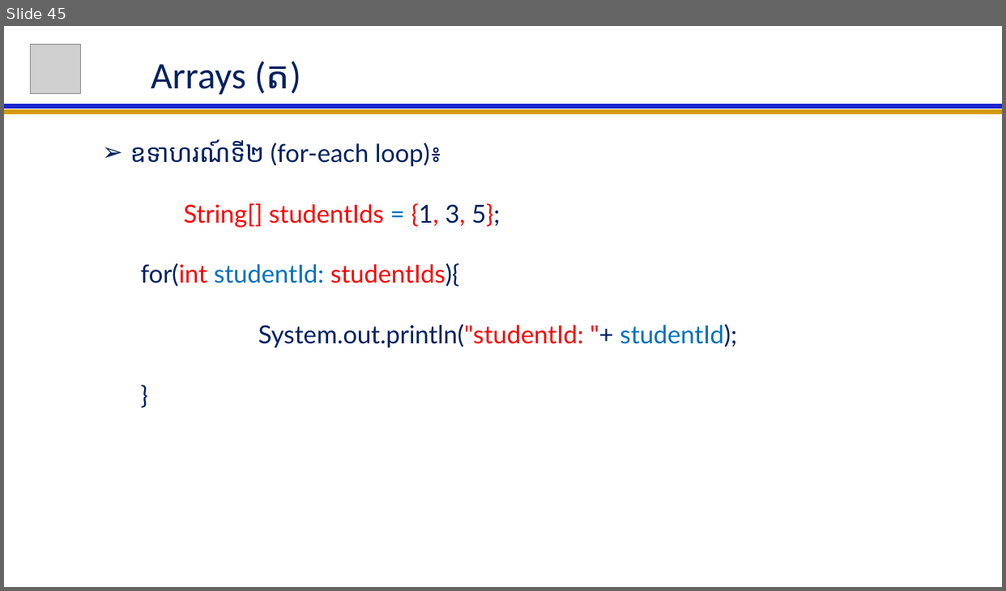
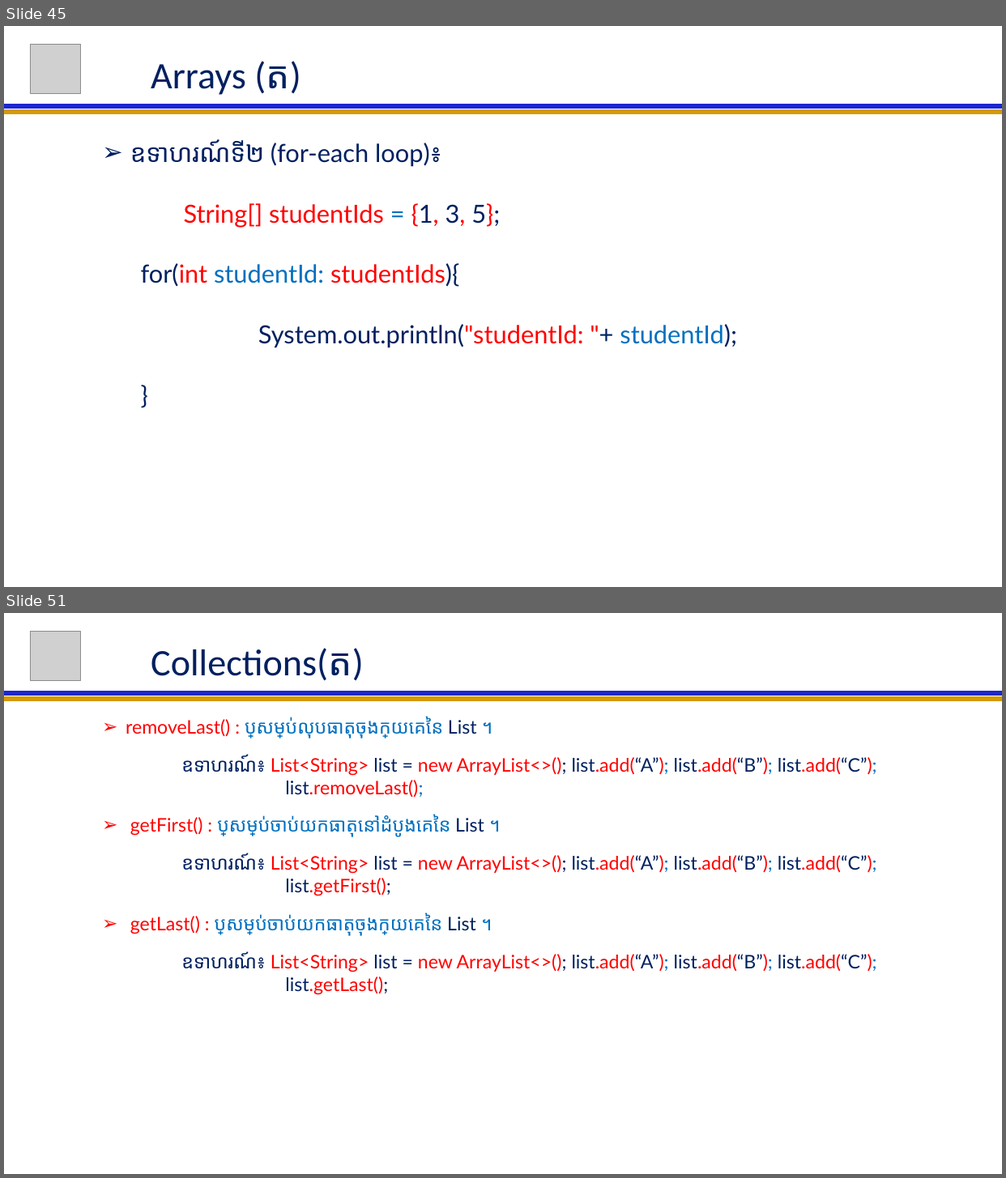
Before and after one commit to NGOUNCHHENGHY/ACLEDA-Java-For-Beginer, a slide deck: Java For Beginer Lession.pptx. Shown one above the other, each under a label of ours: slide 45 before the commit, slides 45 and 51 after it; the slides between them are not shown. The pictures are 1006x591 and 1006x1178 pixels, drawn with LibreOffice and Linux fonts; fonts in the diff are those of the drawing; grey boxes stand for pictures. Boxes give left, top, right and bottom in pixels: in the first picture for what was removed or moved away, otherwise in the second. Text is boxed around its words. In the diff, an @@ line names an element or a change of style, - is before the commit and + after.

```diff
--- a/Java For Beginer Lession.pptx
+++ b/Java For Beginer Lession.pptx
@@ slide 51 added at (4, 613, 1002, 1174), background #FFFFFF @@
@@ picture added at (31, 631, 80, 680) @@
@@ title added at (151, 648, 364, 681), 36 pt, text #002060 @@
+Collections(ត)
@@ line added from (4, 699) to (1002, 699), #D49B06 4.5 pt @@
@@ line added from (4, 693) to (1002, 693), #1C27CF 4.5 pt @@
@@ subtitle added at (126, 717, 877, 995), 18 pt, text #FF0000 @@
+  ➢ removeLast() : ប្រើសម្រាប់លុបធាតុចុងក្រោយគេនៃ List ។
+  ឧទាហរណ៍៖ List<String> list = new ArrayList<>(); list.add(“A”); list.add(“B”); list.add(“C”);
+  list.removeLast();
+  ➢ getFirst() : ប្រើសម្រាប់ចាប់យកធាតុនៅដំបូងគេនៃ List ។
+  ឧទាហរណ៍៖ List<String> list = new ArrayList<>(); list.add(“A”); list.add(“B”); list.add(“C”);
+  list.getFirst();
+  ➢ getLast() : ប្រើសម្រាប់ចាប់យកធាតុចុងក្រោយគេនៃ List ។
+  ឧទាហរណ៍៖ List<String> list = new ArrayList<>(); list.add(“A”); list.add(“B”); list.add(“C”);
+  list.getLast();
```
Also in this commit, not shown: 10 other slides added.
